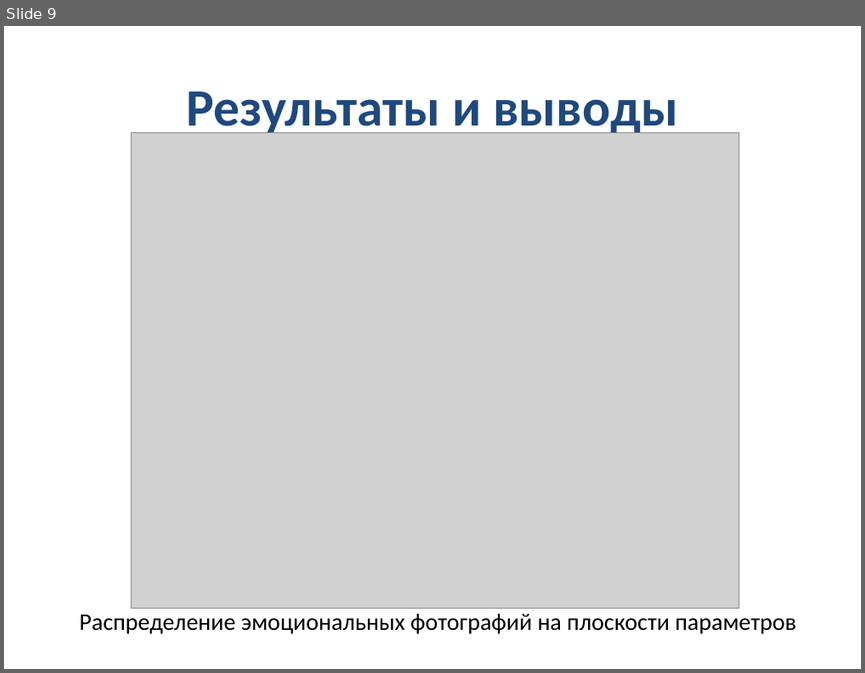
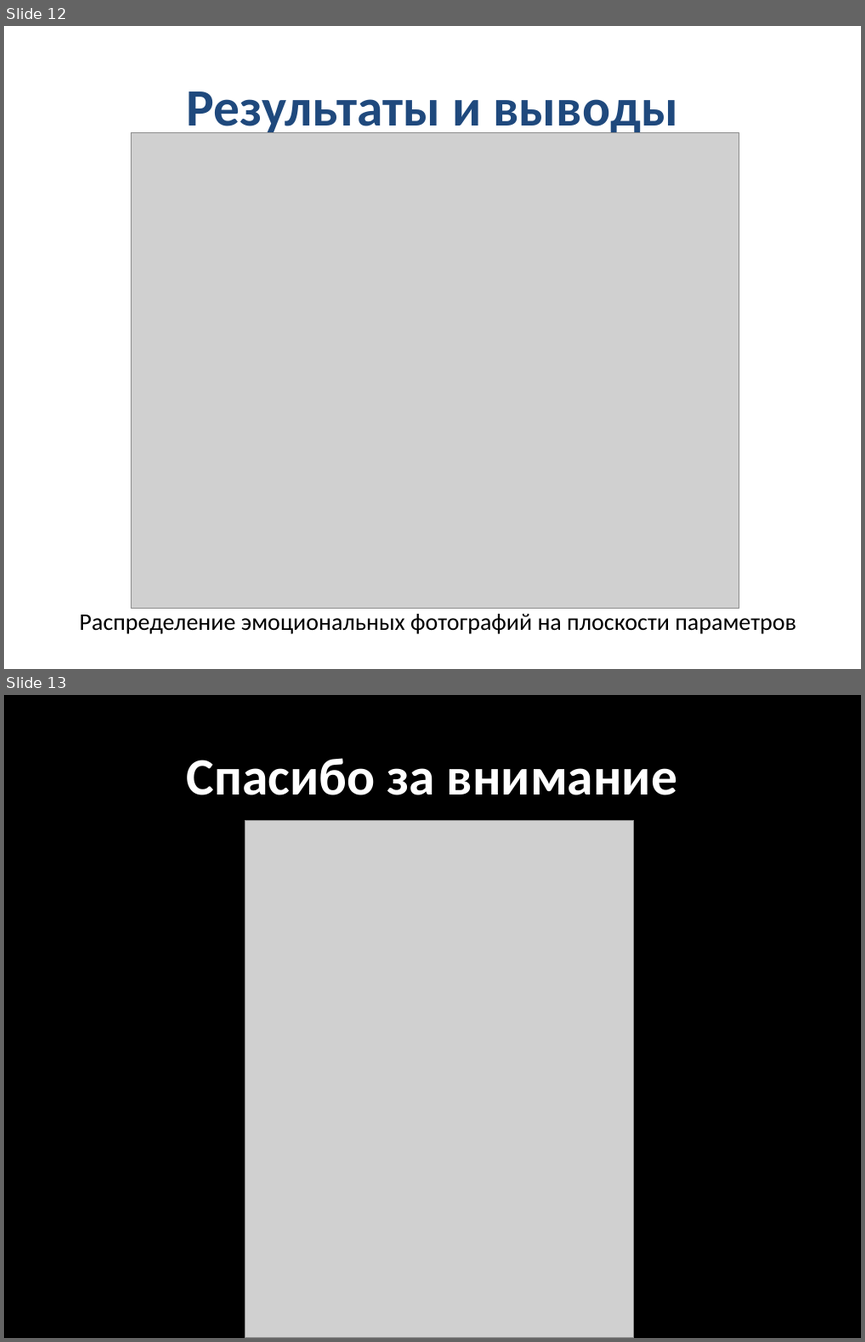
Before and after one commit to ohld/edipus, a slide deck: presentation_files/Презентация.pptx. Shown one above the other, each under a label of ours: slide 9 before the commit, slides 12 and 13 after it. The pictures are 865x673 and 865x1342 pixels, drawn with LibreOffice and Linux fonts; fonts in the diff are those of the drawing; grey boxes stand for pictures. Boxes give left, top, right and bottom in pixels: in the first picture for what was removed or moved away, otherwise in the second. Text is boxed around its words. In the diff, an @@ line names an element or a change of style, - is before the commit and + after.

Commit message:
updated presentation
add information about finding faces on images

```diff
--- a/presentation_files/Презентация.pptx
+++ b/presentation_files/Презентация.pptx
@@ slide 13 added at bbox=[4, 695, 861, 1338], background #000000 @@
@@ title added at bbox=[187, 758, 677, 795], 44 pt, text #FFFFFF, bold @@
+Спасибо за внимание
@@ picture added at bbox=[245, 820, 634, 1338] @@
@@ what was slide 9 is now slide 12 @@
```
Also in this commit, not shown: 2 slides changed, 3 other slides added, 1 slide removed.
